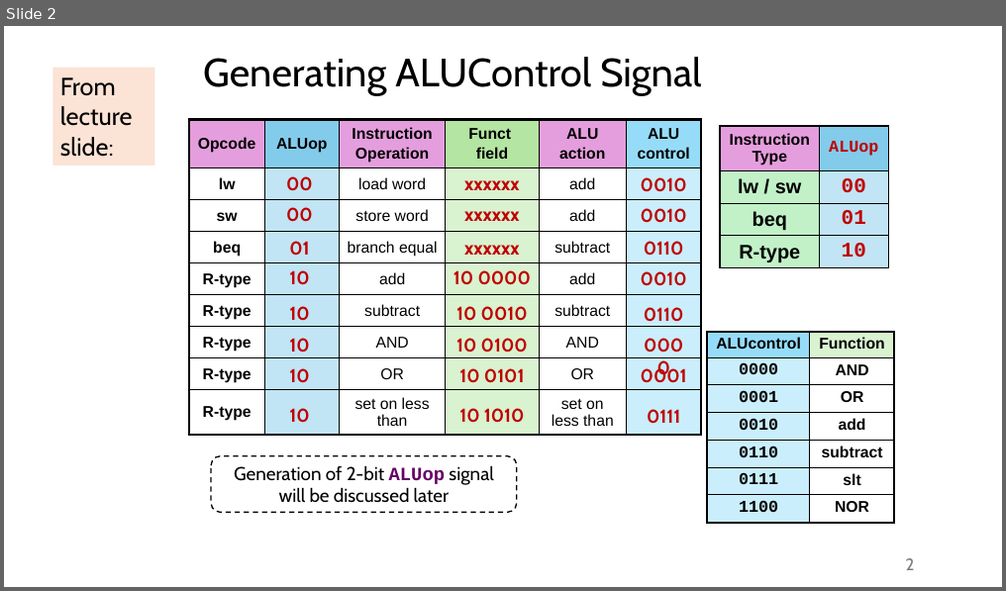
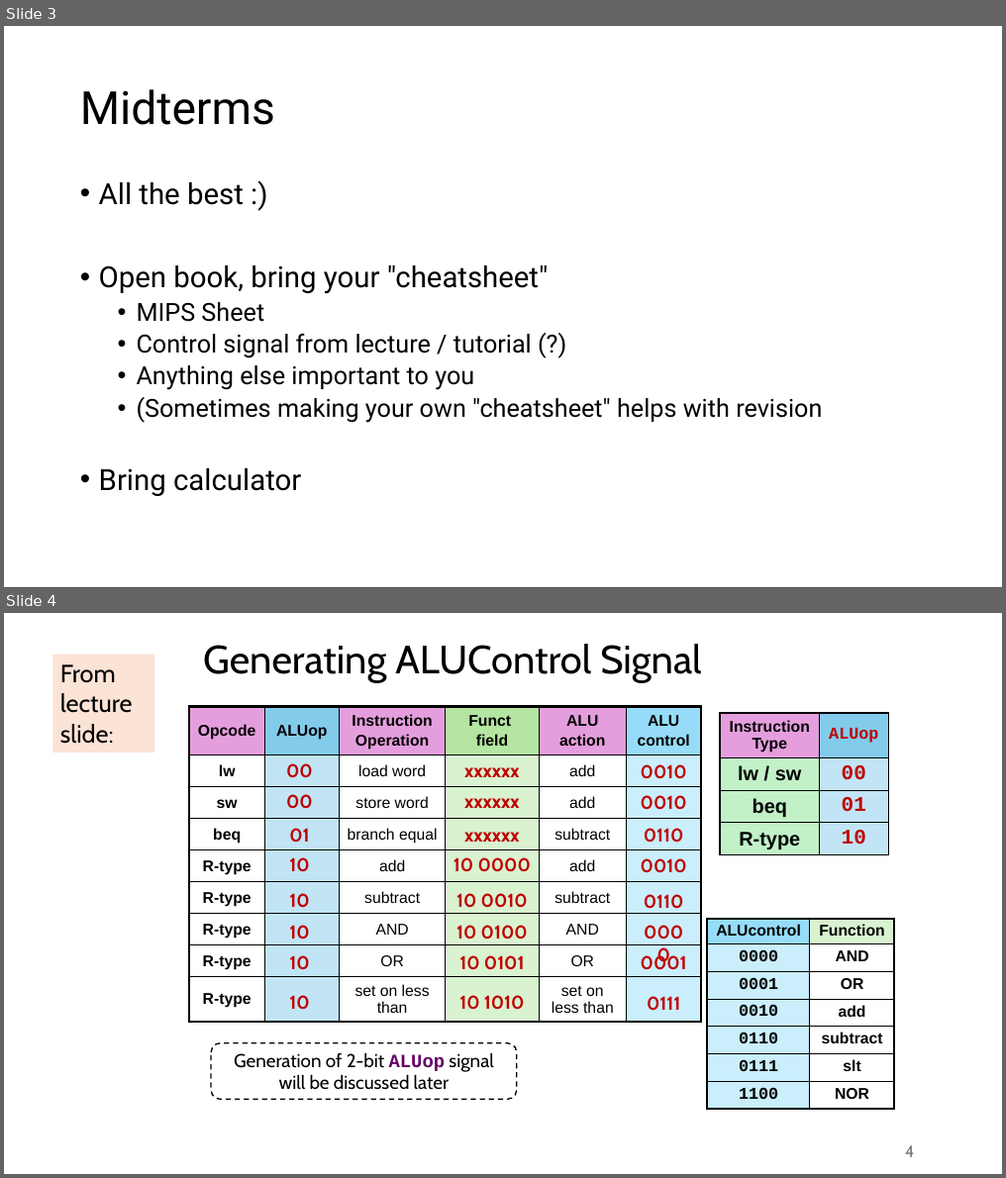
Before and after one commit to theodoreleebrant-acad/TA-2425S1-dev, a slide deck: CS2100/CS2100 Tutorial 5.pptx. Shown one above the other, each under a label of ours: slide 2 before the commit, slides 3 and 4 after it. The pictures are 1006x591 and 1006x1178 pixels, drawn with LibreOffice and Linux fonts; fonts in the diff are those of the drawing. Boxes give left, top, right and bottom in pixels: in the first picture for what was removed or moved away, otherwise in the second. Text is boxed around its words. In the diff, an @@ line names an element or a change of style, - is before the commit and + after.

```diff
--- a/CS2100/CS2100 Tutorial 5.pptx
+++ b/CS2100/CS2100 Tutorial 5.pptx
@@ slide 3 added at (x1=4, y1=26, x2=1002, y2=587), background #FFFFFF @@
@@ title added at (x1=80, y1=89, x2=275, y2=125), 44 pt, text #000000 @@
+Midterms
@@ text added at (x1=99, y1=182, x2=822, y2=496), 24 pt, text #000000 @@
+• All the best :)
+• Open book, bring your "cheatsheet"
+  • MIPS Sheet
+  • Control signal from lecture / tutorial (?)
+  • Anything else important to you
+  • (Sometimes making your own "cheatsheet" helps with revision
+• Bring calculator
@@ what was slide 2 is now slide 4 @@
@@ page number at (x1=905, y1=1146, x2=914, y2=1157): text changed @@
-2
+4
```
Also in this commit, not shown: 4 slides changed, 1 other slide added, 3 other files.
